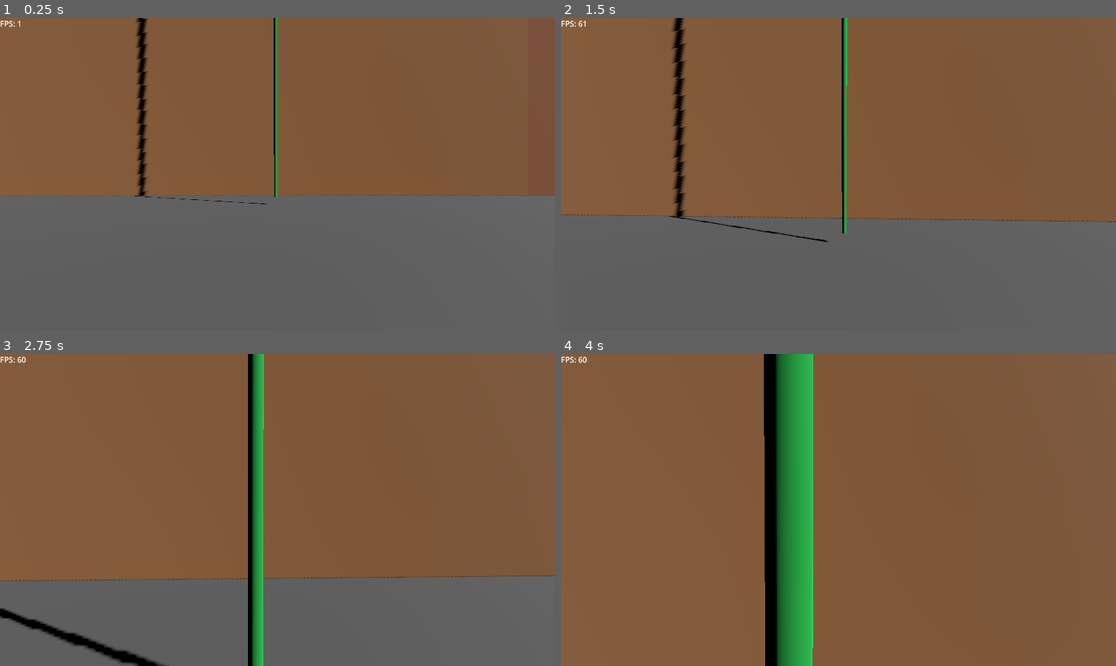
Above: before the commit, frames 1-4 (two rows, left to right).
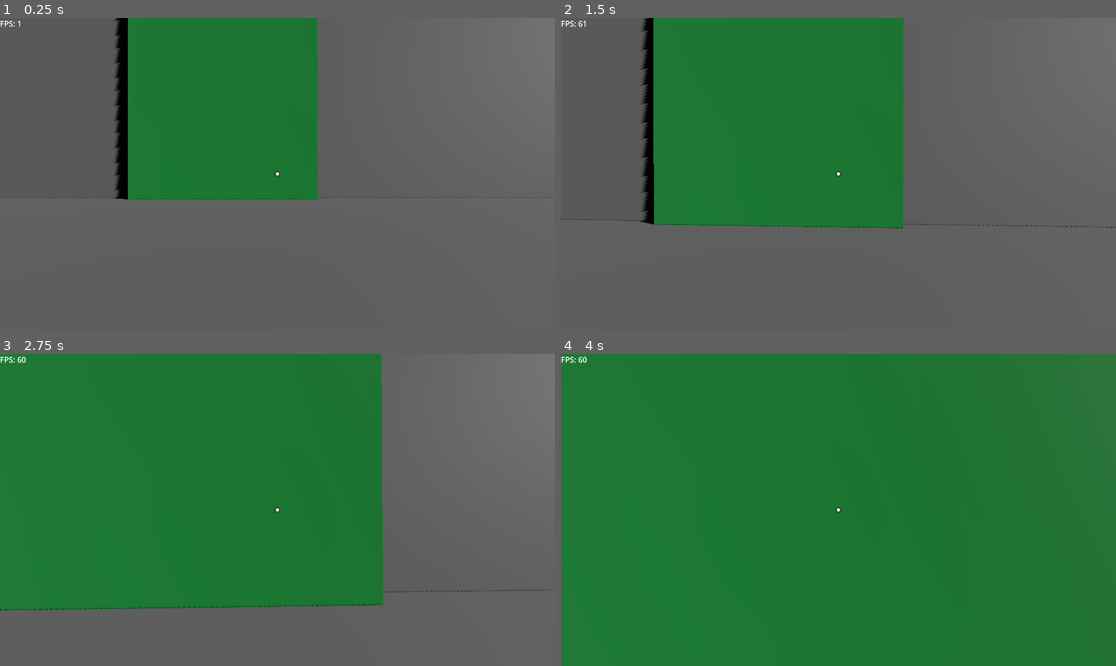
Above: after the commit, the same moments.

Repository: PelicanAndValley/Prototype_TheDoor
Game: Godot game, scene res://levels/test/test.tscn
Same seed, same stepped clock (60 frames per second), same inputs: the game is played once before the commit and once after it.
Inputs (mouse positions are in pixels of both pictures, inside the frame that each line leads up to):
- Up to frame 1 (0.25 s): no input
- Up to frame 2 (1.5 s): tap Enter at 0.5 s; move the mouse to (866, 174) at 0.52 s; hold W (Forward) from 0.53 s (still down); tap Q (Grapple) at 0.6 s; tap Space (Jump) at 0.77, 0.8, 1.07, 1.35 s; move the mouse to (810, 174) at 1.27 s
- Up to frame 3 (2.75 s): keep holding W (Forward); tap Space (Jump) at 1.52, 1.82, 2.3 s; tap Q (Grapple) at 1.55 s; move the mouse to (288, 503) at 2.02 s; click (288, 503) at 2.1 s
- Up to frame 4 (4 s): keep holding W (Forward); move the mouse to (832, 516) at 2.77 s; tap Q (Grapple) at 2.85 s; tap Space (Jump) at 3.02, 3.32, 3.77, 3.8 s; move the mouse to (877, 513) at 3.52 s; hold Shift (Run) from 3.53 s (still down)

The runs differ from the first frame. In frame 1, 57% of the frame differs, in the area x 0-100%, y 0-60%; in frame 2, 66%; in frame 3, 79%; in frame 4, 98%, in the area x 0-100%, y 0-100%.

Commit message:
Climbing complete

Diff:
--- a/characters/player/player.gd
+++ b/characters/player/player.gd
@@ -9,13 +9,18 @@
 var run_speed : float = 30;
 @export
 var acceleration : float = 10;
+@export_group("Jump")
 @export
 var jump_strength : float = 5;
+@export
+var air_speed : float = 3;
 @export_group("Climbing")
 @export
 var climb_speed : float = 30;
 @export
-var hop_time : float = 0.5;
+var climb_strafe_speed : float = 5;
+@export
+var hop_speed : float = 10;
 @export_group("Camera")
 @export
 var look_speed : float = 0.001;
@@ -36,16 +41,21 @@
 var _camera : Camera3D;
 var _interact_raycast : RayCast3D;
 var _grapple_raycast : RayCast3D;
+var _collision : CollisionShape3D;
 var _crosshair : Crosshair;
 var _grapple_throw_position : Node3D;
 var _thrown_grappling_hook : GrapplingHook;
+var _ui : Control;
+var _climbing : Climbable;
 
 func _ready() -> void:
 	_camera = $Camera3D;
 	_interact_raycast = $Camera3D/InteractRaycast;
 	_grapple_raycast = $Camera3D/GrappleRaycast;
+	_collision = $CollisionShape3D;
 	_crosshair = $UI/Crosshair;
 	_grapple_throw_position = $GrappleThrowPosition;
+	_ui = $UI;
 
 	_interact_raycast.add_exception(self);
 	_grapple_raycast.add_exception(self);
@@ -74,29 +84,40 @@
 	_camera.rotation.x = clamp(_camera.rotation.x - _look_direction.y, -1.5, 1.5);
 
 func throw_grappling_hook(grappleable: Grappleable, hit_pos: Vector3) -> void:
-	#if _thrown_grappling_hook:
-	#	return;
 	_thrown_grappling_hook = grappling_hook.instantiate();
 	_thrown_grappling_hook.global_position = _grapple_throw_position.global_position;
 	add_sibling(_thrown_grappling_hook);
 	_thrown_grappling_hook.throw(grappleable, hit_pos, grapple_throw_strength);
 
+func climb (climbable: Climbable) -> void:
+	_climbing = climbable;
+	move_state = MoveState.CLIMBING;
+
+func exit_climb () -> void:
+	_climbing = null;
+
 func _physics_process(delta: float) -> void:
 
 	if move_state == MoveState.CONTROLLED:
+		_h_speed = 0;
+		_v_speed = 0;
+		_collision.disabled = true;
 		return;
+	_collision.disabled = false;
 
 	# Add the gravity.
-	if not is_on_floor():
+	if not is_on_floor() and move_state == MoveState.WALKING:
 		_v_speed += get_gravity().y * delta;
 
 	# Handle jump.
-	if Input.is_action_just_pressed("Jump") and is_on_floor():
+	if Input.is_action_just_pressed("Jump") and is_on_floor() and move_state == MoveState.WALKING:
 		_v_speed = jump_strength;
 
 	# Linear movement
 	var move_vector = Input.get_vector("Left", "Right", "Forward", "Back") if is_on_floor() or move_state == MoveState.CLIMBING else _cur_direction;
 	var target_speed : float = 0;
+	# For climbing only
+	var target_v_speed : float = 0;
 
 	if move_vector.length() > 0:
 		_cur_direction = move_vector;
@@ -106,7 +127,10 @@
 				if Input.is_action_pressed("Run"):
 					target_speed = run_speed;
 			MoveState.CLIMBING:
-				target_speed = climb_speed;
+				if abs(_cur_direction.x) > 0:
+					target_speed = climb_strafe_speed;
+				if abs(_cur_direction.y) > 0:
+					target_v_speed = climb_speed;
 
 	_h_speed = lerp(_h_speed, target_speed, acceleration * delta);
 
@@ -116,37 +140,39 @@
 			velocity = velocity.rotated(Vector3.UP, _camera.rotation.y);
 			velocity.y = _v_speed;
 		MoveState.CLIMBING:
-			_v_speed = 0;
+			_v_speed = lerp(_v_speed, target_v_speed, acceleration * delta);
 			velocity = Vector3.ZERO;
-			velocity.y = _h_speed * -_cur_direction.y;
+			velocity.y = _v_speed * -_cur_direction.y;
+			velocity += _h_speed * _cur_direction.x * _climbing.global_basis.x;
 
 	move_and_slide();
 
 	_crosshair.state = Crosshair.State.Normal;
 
-	# Interaction
-	var interactable : Interactable = null;
-	if _interact_raycast.is_colliding():
-		var hit = _interact_raycast.get_collider();
-		if hit is Interactable:
-			interactable = hit as Interactable;
-			_crosshair.state = Crosshair.State.Interact;
+	if move_state != MoveState.CLIMBING:
+		# Interaction
+		var interactable : Interactable = null;
+		if _interact_raycast.is_colliding():
+			var hit = _interact_raycast.get_collider();
+			if hit is Interactable:
+				interactable = hit as Interactable;
+				_crosshair.state = Crosshair.State.Interact;
 
+		if Input.is_action_just_pressed("Interact"):
+			if interactable:
+				interactable.interact(self);
 
-	if Input.is_action_just_pressed("Interact"):
-		if interactable:
-			interactable.interact();
+		# Grapple
+		var grappleable : Grappleable = null;
+		var grapple_hit_pos : Vector3;
+		if _grapple_raycast.is_colliding():
+			var hit = _grapple_raycast.get_collider();
+			if hit is Grappleable:
+				grappleable = hit as Grappleable;
+				grapple_hit_pos = _grapple_raycast.get_collision_point();
+				_crosshair.state = Crosshair.State.Grapple;
 
-	# Grapple
-	var grappleable : Grappleable = null;
-	var grapple_hit_pos : Vector3;
-	if _grapple_raycast.is_colliding():
-		var hit = _grapple_raycast.get_collider();
-		if hit is Grappleable:
-			grappleable = hit as Grappleable;
-			grapple_hit_pos = _grapple_raycast.get_collision_point();
-			_crosshair.state = Crosshair.State.Grapple;
-
-	if Input.is_action_just_pressed("Grapple"):
-		if grappleable:
-			throw_grappling_hook(grappleable, grapple_hit_pos);
+		if Input.is_action_just_pressed("Grapple"):
+			if grappleable:
+				throw_grappling_hook(grappleable, grapple_hit_pos);
+	#print(move_state);
--- a/characters/player/player.tscn
+++ b/characters/player/player.tscn
@@ -11,7 +11,6 @@
 script = ExtResource("1_dtgyq")
 walk_speed = 5.0
 run_speed = 10.0
-hop_time = 0.1
 grappling_hook = ExtResource("2_scdmv")
 grapple_throw_strength = 30.0
 
@@ -24,6 +23,7 @@
 
 [node name="InteractRaycast" type="RayCast3D" parent="Camera3D"]
 target_position = Vector3(0, 0, -5)
+collide_with_areas = true
 debug_shape_custom_color = Color(0.964148, 4.04298e-06, 0.590336, 1)
 
 [node name="GrappleRaycast" type="RayCast3D" parent="Camera3D"]
@@ -48,7 +48,7 @@
 offset_right = 354.0
 offset_bottom = 40.0
 mouse_filter = 1
-text = "FPS: 89"
+text = "FPS: 125"
 script = ExtResource("4_bf4aw")
 
 [node name="GrappleThrowPosition" type="Node3D" parent="."]
--- a/levels/test/test.gd
+++ /dev/null
@@ -1,14 +0,0 @@
-extends Node3D
-
-
-# Called when the node enters the scene tree for the first time.
-func _ready() -> void:
-	pass # Replace with function body.
-
-
-# Called every frame. 'delta' is the elapsed time since the previous frame.
-func _process(delta: float) -> void:
-	pass
-
-func test() -> void:
-	print("TESTING!!");
--- a/levels/test/test.tscn
+++ b/levels/test/test.tscn
@@ -1,9 +1,7 @@
-[gd_scene load_steps=16 format=3 uid="uid://ctoupxt2dsnu5"]
+[gd_scene load_steps=11 format=3 uid="uid://ctoupxt2dsnu5"]
 
-[ext_resource type="Script" path="res://levels/test/test.gd" id="1_uc52g"]
 [ext_resource type="PackedScene" uid="uid://7xb1q1u0cfe2" path="res://prefabs/PROTOTYPE_Door_big_door/big_door.tscn" id="2_g3r4l"]
 [ext_resource type="PackedScene" uid="uid://d2prbdiplyfkw" path="res://characters/player/player.tscn" id="3_kq0e6"]
-[ext_resource type="Script" path="res://scripts/interactable.gd" id="4_7osf3"]
 [ext_resource type="Script" path="res://scripts/grappleable.gd" id="5_uypyd"]
 
 [sub_resource type="BoxShape3D" id="BoxShape3D_ftavj"]
@@ -16,13 +14,6 @@
 
 [sub_resource type="WorldBoundaryShape3D" id="WorldBoundaryShape3D_8gnkt"]
 
-[sub_resource type="BoxMesh" id="BoxMesh_tc72p"]
-
-[sub_resource type="StandardMaterial3D" id="StandardMaterial3D_t7yvn"]
-albedo_color = Color(1, 0, 1, 1)
-
-[sub_resource type="BoxShape3D" id="BoxShape3D_8lxwx"]
-
 [sub_resource type="BoxMesh" id="BoxMesh_knpo5"]
 
 [sub_resource type="StandardMaterial3D" id="StandardMaterial3D_rdp7u"]
@@ -31,7 +22,6 @@
 [sub_resource type="BoxShape3D" id="BoxShape3D_krsp7"]
 
 [node name="MainScene" type="Node3D"]
-script = ExtResource("1_uc52g")
 
 [node name="DirectionalLight3D" type="DirectionalLight3D" parent="."]
 transform = Transform3D(-0.50776, -0.0538626, 0.859813, 0.70537, -0.59899, 0.379031, 0.494604, 0.798943, 0.342136, 103.066, 199.776, 144.009)
@@ -50,7 +40,7 @@
 mesh = SubResource("BoxMesh_e7xrw")
 
 [node name="Player" parent="." instance=ExtResource("3_kq0e6")]
-transform = Transform3D(1, 0, 0, 0, 1, 0, 0, 0, 1, -22.6414, 1.90735e-06, 18.4072)
+transform = Transform3D(1, 0, 0, 0, 1, 0, 0, 0, 1, -18.641, 0, 21.6256)
 
 [node name="Floor" type="StaticBody3D" parent="."]
 
@@ -60,17 +50,6 @@
 
 [node name="CollisionShape3D" type="CollisionShape3D" parent="Floor"]
 shape = SubResource("WorldBoundaryShape3D_8gnkt")
-
-[node name="InteractCube" type="StaticBody3D" parent="."]
-transform = Transform3D(1, 0, 0, 0, 1, 0, 0, 0, 1, -29.083, 0.5, 93.557)
-script = ExtResource("4_7osf3")
-
-[node name="MeshInstance3D" type="MeshInstance3D" parent="InteractCube"]
-mesh = SubResource("BoxMesh_tc72p")
-surface_material_override/0 = SubResource("StandardMaterial3D_t7yvn")
-
-[node name="CollisionShape3D" type="CollisionShape3D" parent="InteractCube"]
-shape = SubResource("BoxShape3D_8lxwx")
 
 [node name="GrappleableCube" type="Area3D" parent="."]
 transform = Transform3D(1, 0, 0, 0, 1, 0, 0, 0, 1, 0, 0.5, 94.362)
@@ -82,5 +61,3 @@
 
 [node name="CollisionShape3D" type="CollisionShape3D" parent="GrappleableCube"]
 shape = SubResource("BoxShape3D_krsp7")
-
-[connection signal="on_interact" from="InteractCube" to="BigDoor/Door2Origin/BigHandle" method="trigger"]
--- a/prefabs/PROTOTYPE_Door_big_door/big_door.tscn
+++ b/prefabs/PROTOTYPE_Door_big_door/big_door.tscn
@@ -1,34 +1,18 @@
-[gd_scene load_steps=21 format=3 uid="uid://7xb1q1u0cfe2"]
+[gd_scene load_steps=16 format=3 uid="uid://7xb1q1u0cfe2"]
 
-[ext_resource type="PackedScene" uid="uid://xt2rvyomnqpt" path="res://prefabs/PROTOTYPE_Door_big_door/broken_handle/broken_handle.tscn" id="2_o8yvv"]
+[ext_resource type="PackedScene" uid="uid://dpjmn5r5p5hff" path="res://templates/climbable.tscn" id="2_o4uqf"]
 [ext_resource type="PackedScene" uid="uid://dukkhhaw8usla" path="res://prefabs/PROTOTYPE_Door_big_door/big_handle/big_handle.tscn" id="2_v5x0f"]
 [ext_resource type="Script" path="res://scripts/animation_trigger.gd" id="3_ic8ev"]
-[ext_resource type="Script" path="res://scripts/climbable.gd" id="3_qv4ve"]
 
 [sub_resource type="BoxMesh" id="BoxMesh_bla3m"]
 
 [sub_resource type="StandardMaterial3D" id="StandardMaterial3D_gkfgy"]
 albedo_color = Color(0.77245, 0.533504, 0.335647, 1)
 
-[sub_resource type="CylinderMesh" id="CylinderMesh_yuauf"]
-bottom_radius = 0.1
-height = 1.0
+[sub_resource type="BoxMesh" id="BoxMesh_co3a3"]
 
-[sub_resource type="StandardMaterial3D" id="StandardMaterial3D_nvplk"]
-albedo_color = Color(0.132901, 0.709549, 0.287783, 1)
-
-[sub_resource type="CylinderShape3D" id="CylinderShape3D_rfaqh"]
-height = 231.0
-
-[sub_resource type="BoxShape3D" id="BoxShape3D_o5oc4"]
-size = Vector3(3, 1, 3)
-
-[sub_resource type="BoxShape3D" id="BoxShape3D_akxgk"]
-size = Vector3(3, 1, 3)
-
-[sub_resource type="CylinderShape3D" id="CylinderShape3D_2ow0o"]
-height = 231.0
-radius = 1.0
+[sub_resource type="BoxShape3D" id="BoxShape3D_lsfu3"]
+size = Vector3(90, 231, 5.5)
 
 [sub_resource type="StandardMaterial3D" id="StandardMaterial3D_go68y"]
 albedo_color = Color(0.745881, 0.479889, 0.326446, 1)
@@ -122,49 +106,19 @@
 skeleton = NodePath("../..")
 surface_material_override/0 = SubResource("StandardMaterial3D_gkfgy")
 
-[node name="BrokenHandle" parent="Door1Origin" instance=ExtResource("2_o8yvv")]
-transform = Transform3D(1, 0, 0, 0, 1, 0, 0, 0, 1, 83.1105, 225.95, 0)
+[node name="AnimatableBody3D" type="AnimatableBody3D" parent="Door1Origin"]
+transform = Transform3D(1, 0, 0, 0, 1, 0, 0, 0, 1, 77, 200, 0)
 
-[node name="Vine" type="AnimatableBody3D" parent="Door1Origin"]
-transform = Transform3D(1, 0, 0, 0, 1, 0, 0, 0, 1, 77.236, 231, 5.184)
-script = ExtResource("3_qv4ve")
+[node name="MeshInstance3D" type="MeshInstance3D" parent="Door1Origin/AnimatableBody3D"]
+transform = Transform3D(90, 0, 0, 0, 200, 0, 0, 0, 5.5, 0, -100, 2)
+mesh = SubResource("BoxMesh_co3a3")
 
-[node name="MeshInstance3D" type="MeshInstance3D" parent="Door1Origin/Vine"]
-transform = Transform3D(1, 0, 0, 0, 231, 0, 0, 0, 1, 0, -115, 0)
-mesh = SubResource("CylinderMesh_yuauf")
-surface_material_override/0 = SubResource("StandardMaterial3D_nvplk")
+[node name="CollisionShape3D" type="CollisionShape3D" parent="Door1Origin/AnimatableBody3D"]
+transform = Transform3D(1, 0, 0, 0, 1, 0, 0, 0, 1, 0, -115, 2)
+shape = SubResource("BoxShape3D_lsfu3")
 
-[node name="CollisionShape3D" type="CollisionShape3D" parent="Door1Origin/Vine"]
-transform = Transform3D(1, 0, 0, 0, 1, 0, 0, 0, 1, 0, -115, 0)
-shape = SubResource("CylinderShape3D_rfaqh")
-
-[node name="TopExitArea" type="Area3D" parent="Door1Origin/Vine"]
-transform = Transform3D(1, 0, 0, 0, 1, 0, 0, 0, 1, 0, 0.499573, 0)
-visible = false
-
-[node name="CollisionShape3D" type="CollisionShape3D" parent="Door1Origin/Vine/TopExitArea"]
-transform = Transform3D(1, 0, 0, 0, 1, 0, 0, 0, 1, 0, 1.00645, 0)
-shape = SubResource("BoxShape3D_o5oc4")
-
-[node name="BottomExitArea" type="Area3D" parent="Door1Origin/Vine"]
-transform = Transform3D(1, 0, 0, 0, 1, 0, 0, 0, 1, 0, -231, 0)
-visible = false
-
-[node name="CollisionShape3D" type="CollisionShape3D" parent="Door1Origin/Vine/BottomExitArea"]
-transform = Transform3D(1, 0, 0, 0, 1, 0, 0, 0, 1, 0, 0.472642, 0)
-shape = SubResource("BoxShape3D_akxgk")
-
-[node name="ClimbArea" type="Area3D" parent="Door1Origin/Vine"]
-
-[node name="CollisionShape3D" type="CollisionShape3D" parent="Door1Origin/Vine/ClimbArea"]
-transform = Transform3D(1, 0, 0, 0, 1, 0, 0, 0, 1, 0, -115, 0)
-shape = SubResource("CylinderShape3D_2ow0o")
-
-[node name="TopExitPos" type="Node3D" parent="Door1Origin/Vine"]
-transform = Transform3D(1, 0, 0, 0, 1, 0, 0, 0, 1, 0, 0, -1.64922)
-
-[node name="BottomExitPos" type="Node3D" parent="Door1Origin/Vine"]
-transform = Transform3D(1, 0, 0, 0, 1, 0, 0, 0, 1, 0, -231, 2)
+[node name="Climbable" parent="Door1Origin/AnimatableBody3D" instance=ExtResource("2_o4uqf")]
+transform = Transform3D(1, 0, 0, 0, 1, 0, 0, 0, 1, 0, -0.210297, 5.12906)
 
 [node name="Door2Origin" type="Node3D" parent="."]
 transform = Transform3D(1, 0, 0, 0, 1, 0, 0, 0, 1, 100, 0, 0)
--- a/prefabs/PROTOTYPE_Door_big_door/broken_handle/broken_handle.tscn
+++ b/prefabs/PROTOTYPE_Door_big_door/broken_handle/broken_handle.tscn
@@ -10,6 +10,9 @@
 
 [sub_resource type="BoxShape3D" id="BoxShape3D_ac4o2"]
 size = Vector3(10.1079, 10.2, 10.435)
+
+[sub_resource type="BoxShape3D" id="BoxShape3D_y61y7"]
+size = Vector3(10, 10, 10)
 
 [node name="BrokenHandle" type="Node3D"]
 script = ExtResource("1_msaic")
@@ -31,3 +34,9 @@
 
 [node name="GrapplePos" type="Node3D" parent="Grappleable"]
 transform = Transform3D(1, 0, 0, 0, 1, 0, 0, 0, 1, -0.660278, 5, 5.01202)
+
+[node name="AnimatableBody3D" type="AnimatableBody3D" parent="."]
+
+[node name="CollisionShape3D" type="CollisionShape3D" parent="AnimatableBody3D"]
+transform = Transform3D(1, 0, 0, 0, 1, 0, 0, 0, 1, -5, 0, 0)
+shape = SubResource("BoxShape3D_y61y7")
--- a/prefabs/PROTOTYPE_Grapple_Rope_Climbable/rope_climbable.tscn
+++ b/prefabs/PROTOTYPE_Grapple_Rope_Climbable/rope_climbable.tscn
@@ -1,6 +1,6 @@
 [gd_scene load_steps=6 format=3 uid="uid://kfgy3c0a2q1i"]
 
-[ext_resource type="Script" path="res://scripts/climbable.gd" id="1_50ugw"]
+[ext_resource type="Script" path="res://templates/climbable.gd" id="1_50ugw"]
 [ext_resource type="PackedScene" uid="uid://bapgqs5sv3t54" path="res://prefabs/PROTOTYPE_Grapple_Rope_Climbable/model/s_rope.tscn" id="2_085b1"]
 
 [sub_resource type="CylinderShape3D" id="CylinderShape3D_do3id"]
--- a/scripts/climbable.gd
+++ /dev/null
@@ -1,73 +0,0 @@
-extends AnimatableBody3D
-
-class_name Climbable;
-
-@export
-var clearance : float = 1.5;
-
-var _top_exit_pos : Node3D;
-var _bottom_exit_pos : Node3D;
-var _climb_area : Area3D;
-var _exit_pos : Vector3;
-var _player : Player = null;
-var _og_pos : Vector3;
-var _hop_timer : float = 0;
-var _hopping : bool = false;
-var _exit_dir : Vector3;
-var _just_entered : bool = false;
-
-# Called when the node enters the scene tree for the first time.
-func _ready() -> void:
-	_climb_area = $ClimbArea;
-	_top_exit_pos = $TopExitPos;
-	_bottom_exit_pos = $BottomExitPos;
-	_climb_area.body_entered.connect(self.on_body_entered_climb);
-	_climb_area.body_exited.connect(self.on_body_exited_climb);
-
-func grow_collision_cylinder(shape: CollisionShape3D, scale):
-	var cylinder = shape.shape as CylinderShape3D;
-	cylinder.height = scale;
-	shape.position.y = -scale / 2;
-
-func exit_to_pos (pos: Vector3) -> void:
-	if _hopping:
-		return;
-	_player.move_state = Player.MoveState.CONTROLLED;
-	_og_pos = _player.global_position;
-	_exit_pos = pos;
-	_hop_timer = 0;
-	_hopping = true;
-
-func _physics_process(delta: float) -> void:
-	# Move player on exit
-	if _player:
-		if _hopping:
-			_hop_timer += delta;
-			var ended = false;
-			if _hop_timer >= _player.hop_time:
-				_hop_timer = _player.hop_time;
-				ended = true;
-			#_player.velocity =
-			if ended:
-				_player.move_state = Player.MoveState.WALKING;
-				_player = null;
-				_hopping = false;
-		elif _player.is_on_floor():
-			if !_just_entered:
-				pass;
-				#var climbable_ref_pos = Vector3(global_position.x, _player.global_position.y, global_position)
-				#exit_to_pos();
-		else:
-			_just_entered = false;
-
-
-func on_body_entered_climb(body: Node3D) -> void:
-	if body is Player and !_hopping:
-		print("PLAYER CLIMBING");
-		_player = body as Player;
-		_player.move_state = Player.MoveState.CLIMBING;
-		_just_entered = true;
-
-func on_body_exited_climb(body: Node3D) -> void:
-	if body is Player and !_hopping:
-		exit_to_pos(_top_exit_pos.global_position);
--- a/scripts/interactable.gd
+++ b/scripts/interactable.gd
@@ -1,9 +1,8 @@
-extends PhysicsBody3D;
+extends CollisionObject3D;
 
 class_name Interactable;
 
-signal on_interact;
+signal on_interact (player);
 
-func interact () -> void:
-	if !on_interact.is_null():
-		on_interact.emit();
+func interact (player: Player) -> void:
+	on_interact.emit(player);
--- /dev/null
+++ b/templates/climbable.gd
@@ -0,0 +1,108 @@
+extends AnimatableBody3D
+
+class_name Climbable;
+
+@export
+var clearance : float = 1.5;
+@export
+var top_mount_radius : float = 3;
+
+var _top_hop_pos : Node3D;
+var _bottom_hop_pos : Node3D;
+var _top_mount_pos : Node3D;
+var _climb_area : Area3D;
+var _boundaries : Node3D;
+var _hop_pos : Vector3;
+var _hop_y_rot : float;
+var _player : Player = null;
+var _og_pos : Vector3;
+var _just_entered : bool = false;
+var _hopping : bool = false;
+
+enum HopType { MOUNT, EXIT };
+var _hop_type : HopType = HopType.EXIT;
+
+# Called when the node enters the scene tree for the first time.
+func _ready() -> void:
+	_climb_area = $ClimbArea;
+	_top_hop_pos = $TopExitPos;
+	_top_mount_pos = $TopMountPos;
+	_boundaries = $Boundaries;
+	_climb_area.body_entered.connect(self.on_body_entered_climb);
+	_climb_area.body_exited.connect(self.on_body_exited_climb);
+
+func grow_collision_cylinder(shape: CollisionShape3D, scale):
+	var cylinder = shape.shape as CylinderShape3D;
+	cylinder.height = scale;
+	shape.position.y = -scale / 2;
+
+func player_hop (pos: Vector3, y_rot: float) -> void:
+	if _hopping:
+		return;
+	_player.move_state = Player.MoveState.CONTROLLED;
+	_og_pos = _player.global_position;
+	_hop_pos = pos;
+	_hop_y_rot = y_rot;
+	_hopping = true;
+
+func exit_to_transform (pos: Node3D) -> void:
+	if _hopping:
+		return;
+	_hop_type = HopType.EXIT;
+	player_hop(pos.global_position, pos.global_rotation.y);
+
+func exit_to_pos (pos: Vector3) -> void:
+	if _hopping:
+		return;
+	_hop_type = HopType.EXIT;
+	player_hop(pos, _player.global_rotation.y);
+
+func mount_to_transform (pos: Node3D) -> void:
+	if _hopping:
+		return;
+	_hop_type = HopType.MOUNT;
+	player_hop(pos.global_position, pos.global_rotation.y);
+
+func begin_climb (player: Player) -> void:
+	_player.climb(self);
+	_just_entered = true;
+	_boundaries.process_mode = Node.PROCESS_MODE_INHERIT;
+
+func _physics_process(delta: float) -> void:
+	# Move player on exit
+	if _player:
+		if _hopping:
+			var ended = false;
+			if _player.global_position.distance_to(_hop_pos) < 0.1:
+				ended = true;
+			_player.global_position = lerp(_player.global_position, _hop_pos, _player.hop_speed * delta);
+			if ended:
+				match _hop_type:
+					HopType.EXIT:
+						_player.exit_climb();
+						_player.move_state = Player.MoveState.WALKING;
+						_boundaries.process_mode = Node.PROCESS_MODE_DISABLED;
+						_player = null;
+					HopType.MOUNT:
+						begin_climb(_player);
+				_hopping = false;
+		elif _player.is_on_floor():
+			if !_just_entered:
+				var clearance_pos = _player.global_position + (global_basis.z * clearance);
+				exit_to_pos(clearance_pos);
+		else:
+			_just_entered = false;
+
+func on_top_mount_interact(player: Player) -> void:
+	_player = player;
+	mount_to_transform(_top_mount_pos);
+
+func on_body_entered_climb(body: Node3D) -> void:
+	if body is Player and !_hopping:
+		_player = body as Player;
+		begin_climb(_player);
+
+func on_body_exited_climb(body: Node3D) -> void:
+	if body is Player and !_hopping and body.global_position.y - _top_hop_pos.global_position.y < top_mount_radius:
+		var local_x_offset = body.to_local(_top_hop_pos.global_position).x * _top_hop_pos.basis.x;
+		exit_to_pos(_top_hop_pos.global_position - local_x_offset);
--- /dev/null
+++ b/templates/climbable.tscn
@@ -0,0 +1,69 @@
+[gd_scene load_steps=9 format=3 uid="uid://dpjmn5r5p5hff"]
+
+[ext_resource type="Script" path="res://templates/climbable.gd" id="1_o0mmn"]
+[ext_resource type="Script" path="res://scripts/interactable.gd" id="2_f2ulx"]
+
+[sub_resource type="BoxMesh" id="BoxMesh_vaoob"]
+
+[sub_resource type="StandardMaterial3D" id="StandardMaterial3D_nvplk"]
+albedo_color = Color(0.132901, 0.709549, 0.287783, 1)
+
+[sub_resource type="BoxShape3D" id="BoxShape3D_xee5n"]
+size = Vector3(15, 200, 1)
+
+[sub_resource type="BoxShape3D" id="BoxShape3D_3piiq"]
+size = Vector3(15, 200, 1.5)
+
+[sub_resource type="BoxShape3D" id="BoxShape3D_ibm5l"]
+size = Vector3(15, 1, 1.325)
+
+[sub_resource type="BoxShape3D" id="BoxShape3D_wtjb7"]
+size = Vector3(1, 200, 1)
+
+[node name="Climbable" type="AnimatableBody3D"]
+script = ExtResource("1_o0mmn")
+
+[node name="Mesh" type="MeshInstance3D" parent="."]
+transform = Transform3D(15, 0, 0, 0, 200, 0, 0, 0, 1, 0, -100, 0)
+mesh = SubResource("BoxMesh_vaoob")
+surface_material_override/0 = SubResource("StandardMaterial3D_nvplk")
+
+[node name="PhysicalCollision" type="CollisionShape3D" parent="."]
+transform = Transform3D(1, 0, 0, 0, 1, 0, 0, 0, 1, 0, -100, 0)
+shape = SubResource("BoxShape3D_xee5n")
+
+[node name="TopExitPos" type="Node3D" parent="."]
+transform = Transform3D(1, 0, 0, 0, 1, 0, 0, 0, 1, 0, 0, -1.1909)
+
+[node name="TopMountPos" type="Node3D" parent="."]
+transform = Transform3D(1, 0, 0, 0, 1, 0, 0, 0, 1, 0, -1.7708, 1.18137)
+
+[node name="ClimbArea" type="Area3D" parent="."]
+
+[node name="CollisionShape3D" type="CollisionShape3D" parent="ClimbArea"]
+transform = Transform3D(1, 0, 0, 0, 1, 0, 0, 0, 1, 0, -100, 0)
+shape = SubResource("BoxShape3D_3piiq")
+
+[node name="TopMountInteract" type="Area3D" parent="."]
+script = ExtResource("2_f2ulx")
+
+[node name="CollisionShape3D" type="CollisionShape3D" parent="TopMountInteract"]
+transform = Transform3D(1, 0, 0, 0, 1, 0, 0, 0, 1, 0, 0.25, 0)
+shape = SubResource("BoxShape3D_ibm5l")
+
+[node name="Boundaries" type="Node3D" parent="."]
+process_mode = 4
+
+[node name="Left" type="AnimatableBody3D" parent="Boundaries"]
+
+[node name="CollisionShape3D" type="CollisionShape3D" parent="Boundaries/Left"]
+transform = Transform3D(1, 0, 0, 0, 1, 0, 0, 0, 1, -8, -100, 1)
+shape = SubResource("BoxShape3D_wtjb7")
+
+[node name="Right" type="AnimatableBody3D" parent="Boundaries"]
+
+[node name="CollisionShape3D" type="CollisionShape3D" parent="Boundaries/Right"]
+transform = Transform3D(1, 0, 0, 0, 1, 0, 0, 0, 1, 8, -100, 1)
+shape = SubResource("BoxShape3D_wtjb7")
+
+[connection signal="on_interact" from="TopMountInteract" to="." method="on_top_mount_interact"]
--- a/ui/crosshair/crosshair.gd
+++ b/ui/crosshair/crosshair.gd
@@ -21,7 +21,7 @@
 func _ready () -> void:
 	_tex = $CrosshairTexture;
 
-func _process (delta: float) -> void:
+func _process (_delta: float) -> void:
 	match state:
 		State.Normal:
 			_tex.texture = normal;
--- a/ui/crosshair/crosshair.tscn
+++ b/ui/crosshair/crosshair.tscn
@@ -1,7 +1,9 @@
-[gd_scene load_steps=3 format=3 uid="uid://pwppgtajejmn"]
+[gd_scene load_steps=5 format=3 uid="uid://pwppgtajejmn"]
 
 [ext_resource type="Script" path="res://ui/crosshair/crosshair.gd" id="1_nbi2u"]
 [ext_resource type="Texture2D" uid="uid://ddto3p4tns5hj" path="res://ui/crosshair/crosshair.png" id="2_flubn"]
+[ext_resource type="Texture2D" uid="uid://cx0xae2qyyjw0" path="res://ui/crosshair/crosshair-interact.png" id="3_mtr7h"]
+[ext_resource type="Texture2D" uid="uid://bkesjfl3m32v" path="res://ui/crosshair/crosshair-grapple.png" id="4_3wjgj"]
 
 [node name="Crosshair" type="CenterContainer"]
 anchors_preset = 15
@@ -10,6 +12,9 @@
 grow_horizontal = 2
 grow_vertical = 2
 script = ExtResource("1_nbi2u")
+normal = ExtResource("2_flubn")
+interact = ExtResource("3_mtr7h")
+grapple = ExtResource("4_3wjgj")
 
 [node name="CrosshairTexture" type="TextureRect" parent="."]
 layout_mode = 2
Not shown: 1 places in prefabs/PROTOTYPE_Door_big_door/broken_handle/broken_handle.tscn that only renumber resources
